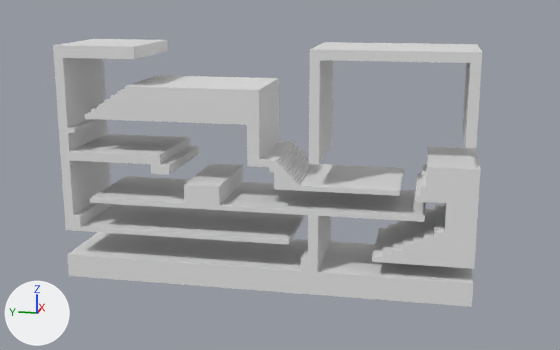
Two versions of the FBX model Assets/Graphics/Models/Level 3/Scene3_Level_3.fbx, one commit apart.
Camera for both pictures: a 50 mm lens placed at (-316.0, 256.0, 114.0), pointed at (0.0, 320.0, 35.0). Arrows for +X, +Y and +Z are at lower left; the lights stay in place.
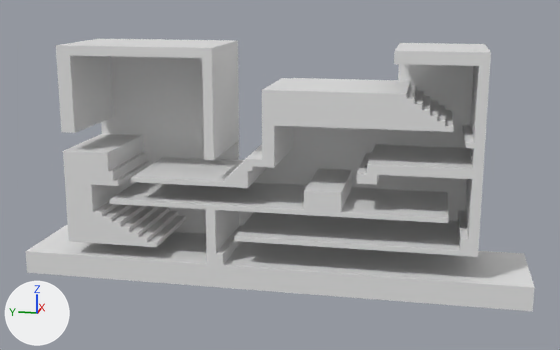
The edits, one by one:
me_cube_024 has 96 vertices, 91 faces and spans x -20.0..20.0, y -1.0..171.0, z -2.0..23.0.
me_cube_024 is used by ob_cube_016; location (0.0, 239.0, -1.0); scale (1.0, 1.0, 4.0).
Before the commit, vertices of me_cube_024: 0 (-20.0, -1.0, -2.0) at pixel (471, 306), 1 (-20.0, -1.0, 0.0) at pixel (473, 283), 4 (20.0, -1.0, -2.0), 5 (20.0, -1.0, 0.0).
Before the commit, vertices of me_cube_024: 32 (-20.0, 171.0, 0.0) at pixel (67, 254), 33 (-20.0, 171.0, -2.0) at pixel (68, 275), 34 (20.0, 171.0, -2.0), 35 (20.0, 171.0, 0.0).
Part 1, on me_cube_024:
Vertices 0, 1, 4, 5 of me_cube_024 move by (0.0, -21.0, 0.0).
Part 2, on me_cube_024:
Vertices 32 to 35 of me_cube_024 move by (0.0, 22.0, 0.0).
Mesh me_cube is new.
It has 46 vertices, 44 faces and spans x -1.0..1.0, y -107.0..65.0, z -22.0..78.0.
Object 'Cube.016' (ob_cube_016) moves from (0.0, 239.0, -1.0) to (0.0, 407.9, -1.0).
Object 'Cube.016' (ob_cube_016) turns from (0, 0, 0) to (0, 180, 0) degrees about x, y and z.
Object 'Cube.016' (ob_cube_016) is rescaled from (1.0, 1.0, 4.0) to (-1.0, -1.0, -4.0).
Object 'Cube.018' (ob_cube_018) moves from (0.0, 269.0, 35.0) to (0.0, 377.9, 35.0).
Object 'Cube.018' (ob_cube_018) turns from (0, 0, 0) to (0, 180, 0) degrees about x, y and z.
Object 'Cube.018' (ob_cube_018) is rescaled from (1.0, 1.0, 4.0) to (-1.0, -1.0, -4.0).
Object 'Cube.019' (ob_cube_019) moves from (0.0, 301.0, 46.0) to (0.0, 345.9, 46.0).
Object 'Cube.019' (ob_cube_019) turns from (0, 0, 0) to (0, 180, 0) degrees about x, y and z.
Object 'Cube.019' (ob_cube_019) is rescaled from (1.0, 1.0, 4.0) to (-1.0, -1.0, -4.0).
Object 'Cube.017' (ob_cube_017) moves from (0.0, 239.0, 7.0) to (0.0, 407.9, 7.0).
Object 'Cube.017' (ob_cube_017) turns from (0, 0, 0) to (0, 180, 0) degrees about x, y and z.
Object 'Cube.017' (ob_cube_017) is rescaled from (1.0, 1.0, 4.0) to (-1.0, -1.0, -4.0).
Object 'Cube.020' (ob_cube_020) moves from (0.0, 405.0, 12.0) to (0.0, 241.9, 12.0).
Object 'Cube.020' (ob_cube_020) is rescaled from (1.0, 1.0, 4.0) to (-1.0, -1.0, -4.0).
Object 'Cube' (ob_cube) is new; it shows me_cube.
Its location is (21.0, 344.0, 12.0).

Location of each change, [x1, y1, x2, y2] in pixels of the pictures (560 x 350 px; the box of a moved part takes in the faces that stretch with it):
'Cube.016', reshaped, moved, turned, rescaled: before [53, 39, 473, 307]; after [25, 43, 535, 311]
'Cube.018', moved, turned, rescaled: before [85, 75, 404, 196]; after [131, 78, 453, 188]
'Cube', added: after [101, 39, 474, 233]
'Cube.017', moved, turned, rescaled: before [372, 146, 481, 269]; after [63, 134, 186, 247]
'Cube.019', moved, turned, rescaled: before [309, 42, 482, 165]; after [56, 39, 238, 160]
'Cube.020', moved, rescaled (7% taller): before [74, 204, 305, 245]; after [234, 212, 468, 256]
part 1 of me_cube_024, moved or reshaped: before [317, 241, 473, 307]; after [25, 225, 207, 286]
part 2 of me_cube_024, moved or reshaped: before [67, 232, 105, 276]; after [464, 251, 535, 311]
